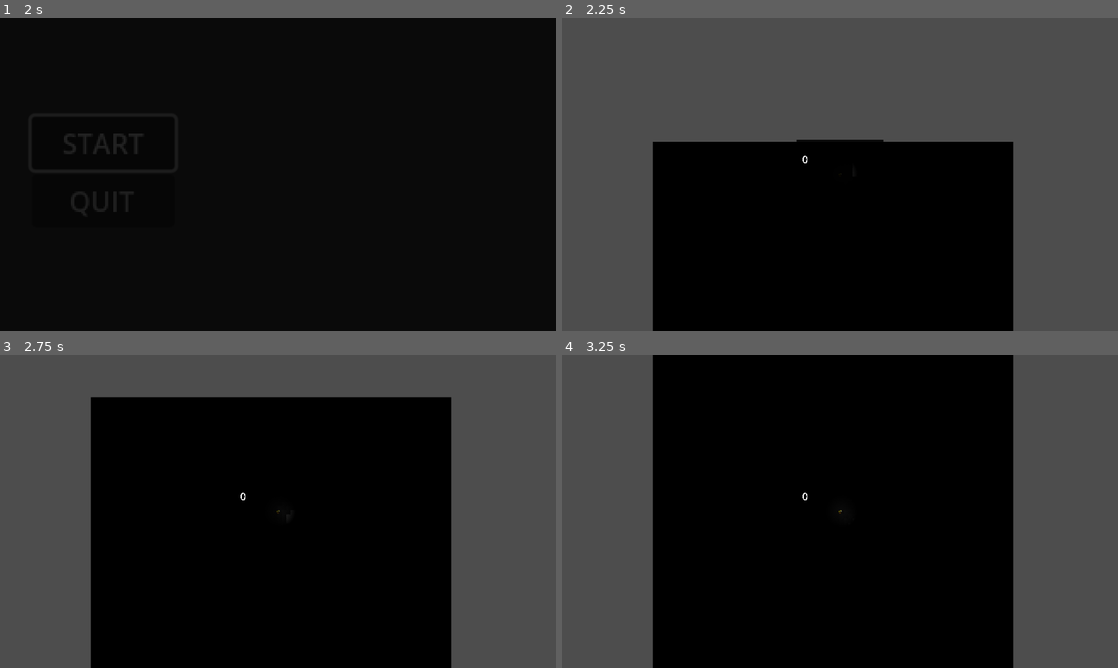
Above: before the commit, frames 1-4 (two rows, left to right).
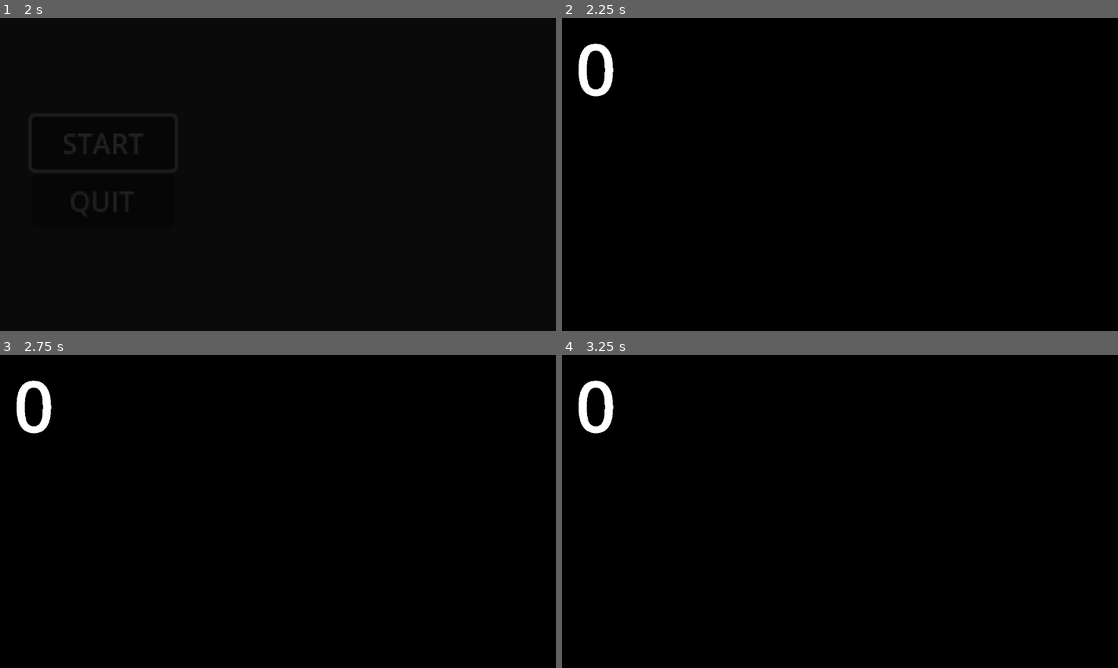
Above: after the commit, the same moments.

Repository: SheEldenOnMyRingUntilITarnished/GDD-223-Game-1-Week-Jam-
Game: Godot game, scene res://Scenes/main_menu.tscn
The game is run twice, just before and just after one commit, with the same random seed, the same clock (stepped at 60 frames per second) and the same inputs.
Inputs (mouse positions are in pixels of both pictures, inside the frame that each line leads up to):
- Up to frame 1 (2 s): click "START" at 0.5 s; click "START" at 1.25 s
- Up to frame 2 (2.25 s): move the mouse to (962, 158) at 2.02 s; hold D (Player_Right) from 2.03 s (still down); tap E (Player_Interact) at 2.1 s
- Up to frame 3 (2.75 s): keep holding D (Player_Right); tap Space (Player_Jump) at 2.27 s
- Up to frame 4 (3.25 s): keep holding D (Player_Right); move the mouse to (728, 527) at 2.77 s; tap Down (Player_Pickaxe_Down) at 2.85 s; tap Space (Player_Jump) at 3.02 s

Frame 1 is identical in both runs. In frame 2, 61% of the frame differs, in the area x 0-100%, y 0-100%; in frame 3, 44%; in frame 4, 35%.

Commit message:
Wow epic stuff(added a death screen)

Diff:
--- a/Scenes/main_game.tscn
+++ b/Scenes/main_game.tscn
@@ -7,6 +7,9 @@
 [ext_resource type="Script" uid="uid://c21c0y6aq15l3" path="res://Scripts/camera_controller.gd" id="4_mgc0q"]
 [ext_resource type="PackedScene" uid="uid://nxbppas5ve38" path="res://Prefabs/shop_prefab.tscn" id="6_bb2iq"]
 
+[sub_resource type="LabelSettings" id="LabelSettings_bb2iq"]
+font_size = 23
+
 [sub_resource type="CanvasItemMaterial" id="CanvasItemMaterial_0e3vx"]
 light_mode = 1
 
@@ -23,6 +26,7 @@
 
 [sub_resource type="Animation" id="Animation_0e3vx"]
 resource_name = "Fade_From_Black"
+length = 1.2
 tracks/0/type = "value"
 tracks/0/imported = false
 tracks/0/enabled = true
@@ -42,10 +46,10 @@
 tracks/1/interp = 1
 tracks/1/loop_wrap = true
 tracks/1/keys = {
-"times": PackedFloat32Array(0),
-"transitions": PackedFloat32Array(1),
+"times": PackedFloat32Array(0, 1),
+"transitions": PackedFloat32Array(1, 1),
 "update": 1,
-"values": [true]
+"values": [true, false]
 }
 
 [sub_resource type="Animation" id="Animation_6j5ir"]
@@ -75,9 +79,37 @@
 "values": [false]
 }
 
+[sub_resource type="Animation" id="Animation_bb2iq"]
+resource_name = "Fade_To_Black"
+tracks/0/type = "value"
+tracks/0/imported = false
+tracks/0/enabled = true
+tracks/0/path = NodePath("Player/Camera2D/ColorRect:color")
+tracks/0/interp = 1
+tracks/0/loop_wrap = true
+tracks/0/keys = {
+"times": PackedFloat32Array(0.033333335, 0.96666664),
+"transitions": PackedFloat32Array(1, 1),
+"update": 0,
+"values": [Color(0, 0, 0, 0), Color(0, 0, 0, 1)]
+}
+tracks/1/type = "value"
+tracks/1/imported = false
+tracks/1/enabled = true
+tracks/1/path = NodePath("Player/Camera2D/ColorRect:visible")
+tracks/1/interp = 1
+tracks/1/loop_wrap = true
+tracks/1/keys = {
+"times": PackedFloat32Array(0.033333335),
+"transitions": PackedFloat32Array(1),
+"update": 1,
+"values": [true]
+}
+
 [sub_resource type="AnimationLibrary" id="AnimationLibrary_6j5ir"]
 _data = {
 &"Fade_From_Black": SubResource("Animation_0e3vx"),
+&"Fade_To_Black": SubResource("Animation_bb2iq"),
 &"RESET": SubResource("Animation_6j5ir")
 }
 
@@ -102,6 +134,34 @@
 offset_right = 100.0
 offset_bottom = 120.0
 color = Color(0, 0, 0, 1)
+
+[node name="Label" type="Label" parent="Player/Camera2D/ColorRect"]
+layout_mode = 0
+offset_left = 3.0
+offset_top = 46.0
+offset_right = 206.0
+offset_bottom = 113.0
+text = "You have Died"
+label_settings = SubResource("LabelSettings_bb2iq")
+horizontal_alignment = 1
+
+[node name="Restart_Button" type="Button" parent="Player/Camera2D/ColorRect"]
+layout_mode = 0
+offset_left = 78.0
+offset_top = 85.0
+offset_right = 162.0
+offset_bottom = 116.0
+scale = Vector2(0.56000125, 0.56000125)
+text = "RETRY"
+
+[node name="Menu_Button2" type="Button" parent="Player/Camera2D/ColorRect"]
+layout_mode = 0
+offset_left = 78.0
+offset_top = 102.0
+offset_right = 162.0
+offset_bottom = 133.0
+scale = Vector2(0.56000125, 0.56000125)
+text = "MENU"
 
 [node name="Shop" parent="Player/Camera2D" instance=ExtResource("6_bb2iq")]
 visible = false
@@ -151,3 +211,5 @@
 
 [connection signal="update_camera" from="Player" to="Player/Camera2D" method="_on_player_update_camera"]
 [connection signal="update_money" from="Player" to="Player/Control/VSplitContainer/Label" method="_on_player_update_money"]
+[connection signal="pressed" from="Player/Camera2D/ColorRect/Restart_Button" to="Player/Camera2D" method="_on_restart_button_pressed"]
+[connection signal="pressed" from="Player/Camera2D/ColorRect/Menu_Button2" to="Player/Camera2D" method="_on_menu_button_2_pressed"]
--- a/Scripts/camera_controller.gd
+++ b/Scripts/camera_controller.gd
@@ -3,3 +3,11 @@
 
 func _on_player_update_camera(size: int) -> void:
 	zoom = Vector2(size,size)
+
+
+func _on_menu_button_2_pressed() -> void:
+	get_tree().change_scene_to_file("res://Scenes/main_game.tscn")
+
+
+func _on_restart_button_pressed() -> void:
+	get_tree().change_scene_to_file("res://Scenes/main_menu.tscn")
--- a/Scripts/cave_generator.gd
+++ b/Scripts/cave_generator.gd
@@ -10,13 +10,13 @@
 #CAVE GENERATION---
 const WIDTH: float = 60
 const HEIGHT_OF_FALL_AREA: float = 300
-const AMOUNT_OF_SHOPS: float = 6
 const SHOP_HEIGHT: float = 12
-const HEIGHT_OF_CAVE: float = 1200
+const HEIGHT_OF_CAVE: float = 600
 const HEIGHT_OF_WIN_ROOM: float = 30
 const THICKNESS_OF_BORDERS: float = 12
 const CELL_SIZE: float = 10.0
 const CAVE_SMOOTHING: float = 4
+const CAVE_LAYERS = 9;
 
 #BLOCKS
 const BACKGROUND_BLOCK = preload("res://Prefabs/Blocks/background_block_prefab.tscn")
@@ -44,33 +44,34 @@
 #Runs all the functions to generate the level
 func _ready():
 	randomize()
-	initalize_grid()
+	initalize_grid(CAVE_LAYERS)
 	generate_cave()
 	draw_cave()
 
 #Creates the grid, assigning true and false to each point
-func initalize_grid():
-	for x in range(WIDTH):
-		grid.append([])
-		for y in range(HEIGHT_OF_FALL_AREA):
-			if(x < round(WIDTH/2 + 4) && x > round(WIDTH/2) - 4):
-				grid[x].append(false)
-			else:
-				grid[x].append(randf() > 0.45)
-		for y in range(HEIGHT_OF_CAVE - HEIGHT_OF_WIN_ROOM):
-			var shop_block = false
-			for i in AMOUNT_OF_SHOPS:
-				if y > HEIGHT_OF_CAVE/(i+1) && y < HEIGHT_OF_CAVE/(i+1) + SHOP_HEIGHT:
+func initalize_grid(loop: float):
+	for z in loop:
+		for x in range(WIDTH):
+			grid.append([])
+			for y in range(HEIGHT_OF_FALL_AREA):
+				if(x < round(WIDTH/2 + 4) && x > round(WIDTH/2) - 4):
 					grid[x].append(false)
-					shop_block = true
-				else: if y > HEIGHT_OF_CAVE/(i+1) - SHOP_HEIGHT/2 && y < HEIGHT_OF_CAVE/(i+1) + SHOP_HEIGHT + SHOP_HEIGHT/2:
-					grid[x].append(true)
-					shop_block = true
-			if shop_block == false:
-				grid[x].append(randf() > 0.45)
-
-		for y in range(HEIGHT_OF_WIN_ROOM):
-			grid[x].append(true)
+				else:
+					grid[x].append(randf() > 0.45)
+			for y in range(HEIGHT_OF_CAVE*(loop/2) - HEIGHT_OF_WIN_ROOM):
+				var shop_block = false
+				#for i in AMOUNT_OF_SHOPS:
+				#	if y > HEIGHT_OF_CAVE/(i+1) && y < HEIGHT_OF_CAVE/(i+1) + SHOP_HEIGHT:
+				#		grid[x].append(false)
+				#		shop_block = true
+				#	else: if y > HEIGHT_OF_CAVE/(i+1) - SHOP_HEIGHT/2 && y < HEIGHT_OF_CAVE/(i+1) + SHOP_HEIGHT + SHOP_HEIGHT/2:
+				#		grid[x].append(true)
+				#		shop_block = true
+				if shop_block == false:
+					grid[x].append(randf() > 0.45)
+
+			for y in range(HEIGHT_OF_WIN_ROOM):
+				grid[x].append(true)
 
 #Takes the random false points across the graph and enlargens them creating realistic erosion
 func generate_cave():
@@ -79,13 +80,13 @@
 		for x in range(WIDTH):
 			for y in range(HEIGHT_OF_CAVE):
 				var wall_count = count_neighboring_walls(x, y)
-				for s in AMOUNT_OF_SHOPS:
-					if y > HEIGHT_OF_CAVE/(s+1) - SHOP_HEIGHT/2 && y < HEIGHT_OF_CAVE/(s+1) + SHOP_HEIGHT + SHOP_HEIGHT/2:
-						pass
-					else: if grid[x][y]:
-						new_grid[x][y] = wall_count > 3
-					else:
-						new_grid[x][y] = wall_count > 4
+				#for s in AMOUNT_OF_SHOPS:
+					#if y > HEIGHT_OF_CAVE/(s+1) - SHOP_HEIGHT/2 && y < HEIGHT_OF_CAVE/(s+1) + SHOP_HEIGHT + SHOP_HEIGHT/2:
+					#	pass
+				if grid[x][y]:
+					new_grid[x][y] = wall_count > 3
+				else:
+					new_grid[x][y] = wall_count > 4
 		grid = new_grid
 
 #Counts the points that are true around a target point
@@ -128,22 +129,22 @@
 	for x in range(WIDTH):
 		for y in range(HEIGHT_OF_CAVE):
 			var cell = null
-			for i in AMOUNT_OF_SHOPS:
-					if y - HEIGHT_OF_FALL_AREA >= HEIGHT_OF_CAVE/(i+1) && y - HEIGHT_OF_FALL_AREA <= HEIGHT_OF_CAVE/(i+1) + 3 && (x < WIDTH/2 - 6 || x > WIDTH/2 + 6):
-						cell = BEDROCK_BLOCK.instantiate()
-						cell.position = Vector2(x * CELL_SIZE, y * CELL_SIZE)
-						add_child(cell)
-					else:if y - HEIGHT_OF_FALL_AREA >= HEIGHT_OF_CAVE/(i+1) + SHOP_HEIGHT && y - HEIGHT_OF_FALL_AREA <= HEIGHT_OF_CAVE/(i+1) + SHOP_HEIGHT + 3  && (x < WIDTH/2 - 6 || x > WIDTH/2 + 6):
-						cell = BEDROCK_BLOCK.instantiate()
-						cell.position = Vector2(x * CELL_SIZE, y * CELL_SIZE)
-						add_child(cell)
-					else:if y - HEIGHT_OF_FALL_AREA == HEIGHT_OF_CAVE/(i+1) + SHOP_HEIGHT - 1 && x == WIDTH/3:
-						cell = BEDROCK_BLOCK.instantiate()#OIL REFILL
-						#cell.connect("interacted_with", $"../../Player")
-						cell.position = Vector2(x * CELL_SIZE, y * CELL_SIZE)
-						add_child(cell)
-					else:
-						cell = null
+			#for i in AMOUNT_OF_SHOPS:
+			#		if y - HEIGHT_OF_FALL_AREA >= HEIGHT_OF_CAVE/(i+1) && y - HEIGHT_OF_FALL_AREA <= HEIGHT_OF_CAVE/(i+1) + 3 && (x < WIDTH/2 - 6 || x > WIDTH/2 + 6):
+			#			cell = BEDROCK_BLOCK.instantiate()
+			##			cell.position = Vector2(x * CELL_SIZE, y * CELL_SIZE)
+			#			add_child(cell)
+			##		else:if y - HEIGHT_OF_FALL_AREA >= HEIGHT_OF_CAVE/(i+1) + SHOP_HEIGHT && y - HEIGHT_OF_FALL_AREA <= HEIGHT_OF_CAVE/(i+1) + SHOP_HEIGHT + 3  && (x < WIDTH/2 - 6 || x > WIDTH/2 + 6):
+			#			cell = BEDROCK_BLOCK.instantiate()
+			##			cell.position = Vector2(x * CELL_SIZE, y * CELL_SIZE)
+				#		add_child(cell)
+			#		else:if y - HEIGHT_OF_FALL_AREA == HEIGHT_OF_CAVE/(i+1) + SHOP_HEIGHT - 1 && x == WIDTH/3:
+			#			cell = BEDROCK_BLOCK.instantiate()#OIL REFILL
+			#			#cell.connect("interacted_with", $"../../Player")
+			#			cell.position = Vector2(x * CELL_SIZE, y * CELL_SIZE)
+			#			add_child(cell)
+			#		else:
+			#			cell = null
 			if grid[x][y]:
 				if cell == null:
 					if(randf() * HEIGHT_OF_CAVE > (randf() * DIAMOND_RARITY + 1) * (HEIGHT_OF_CAVE - y)):
@@ -192,9 +193,9 @@
 					cell.position = Vector2(x * CELL_SIZE, y * CELL_SIZE)
 					add_child(cell)
 
-		if x == WIDTH/COUNT_OF_TORCHS * amount_of_torchs:
-			amount_of_torchs += 1
-			for i in AMOUNT_OF_SHOPS:
-				var torch = TORCH_BLOCK.instantiate()
-				torch.position = Vector2(x * CELL_SIZE, (((HEIGHT_OF_CAVE)/(i+1) + SHOP_HEIGHT/2) + HEIGHT_OF_FALL_AREA) * CELL_SIZE)
-				add_child(torch)
+		#if x == WIDTH/COUNT_OF_TORCHS * amount_of_torchs:
+		#	amount_of_torchs += 1
+		#	for i in AMOUNT_OF_SHOPS:
+		#		var torch = TORCH_BLOCK.instantiate()
+		#		torch.position = Vector2(x * CELL_SIZE, (((HEIGHT_OF_CAVE)/(i+1) + SHOP_HEIGHT/2) + HEIGHT_OF_FALL_AREA) * CELL_SIZE)
+		#		add_child(torch)
--- a/Scripts/main_menu_system.gd
+++ b/Scripts/main_menu_system.gd
@@ -12,7 +12,7 @@
 
 
 func _on_quit_button_pressed() -> void:
-	pass # Replace with function body.
+	get_tree().quit()
 
 
 func _on_animation_player_animation_finished(anim_name: StringName) -> void:
--- a/Scripts/player_movement.gd
+++ b/Scripts/player_movement.gd
@@ -30,7 +30,7 @@
 var landed = false
 
 #Pickaxe Upgradable Stats
-var mining_speed: float = 0
+var mining_speed: float = 0.9
 var mining_range: int = 300
 var mining_fortune: float = 1.0
 
@@ -39,9 +39,10 @@
 var lamp_decrease_speed: float = 0.0005
 
 #Camera Stats
-var max_camera_size: float = 1
+var max_camera_size: float = 7
 
 func _ready() -> void:
+	Input.set_mouse_mode(Input.MOUSE_MODE_CONFINED_HIDDEN)
 	Update_Pickaxe_Stats()
 	LightSource.scale.x = max_lamp_size
 	LightSource.scale.y = max_lamp_size
@@ -60,6 +61,10 @@
 	if !LightSource.scale.x < 0.000001 && !LightSource.scale.y < 0.000001 && !in_shop:
 		LightSource.scale.x -= lamp_decrease_speed * delta
 		LightSource.scale.y -= lamp_decrease_speed * delta
+	else:
+		Input.set_mouse_mode(Input.MOUSE_MODE_VISIBLE)
+		$"../AnimationPlayer".play("Fade_To_Black")
+		$AnimatedSprite2D/PointLight2D.position = get_global_mouse_position()
 
 	if Input.is_action_just_pressed("Player_Interact"):
 		if in_shop:
--- a/Scripts/refill_oil_station_data.gd
+++ b/Scripts/refill_oil_station_data.gd
@@ -1,6 +1,8 @@
 extends Area2D
 
-signal interacted_with
+signal interacted_with_oil_refill_station(bool)
+var used: bool = false
 
 func _on_area_entered(area: Area2D) -> void:
-	interacted_with.emit()
+	interacted_with_oil_refill_station.emit(used)
+	used = true
Not shown: 1 places in Scenes/main_game.tscn that only renumber resources
Not shown, added: export_presets.cfg
